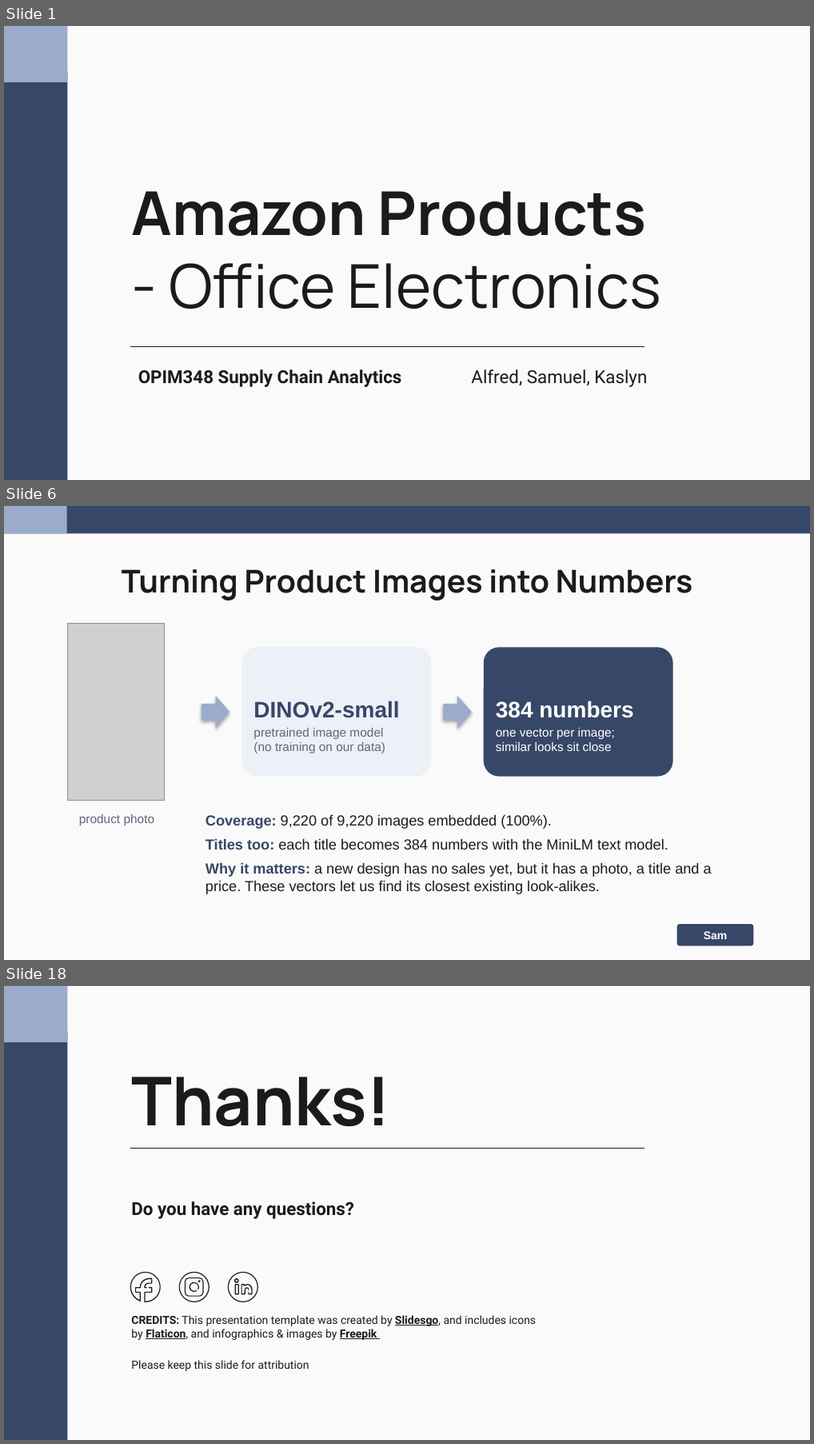
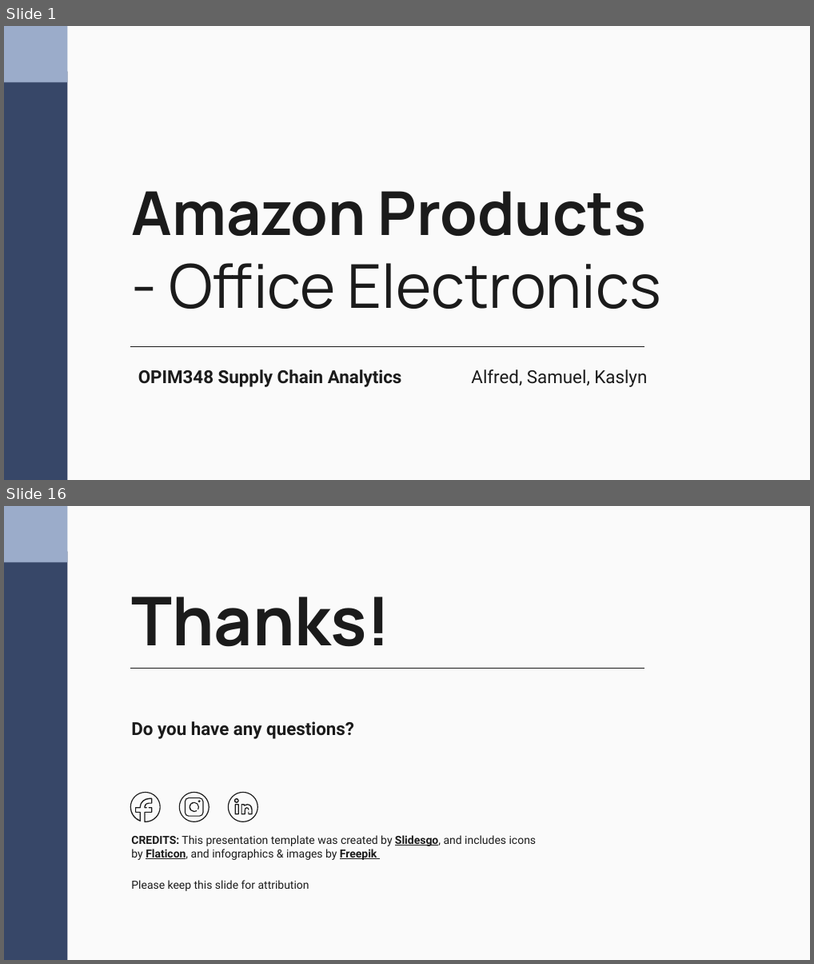
Before and after one commit to nakimagine/hello-world, a slide deck: Group_3_Amazon_Office_Electronic_Slides.pptx. Shown one above the other, each under a label of ours: slides 1, 6 and 18 before the commit, slides 1 and 16 after it; the slides between them are not shown. The pictures are 814x1444 and 814x964 pixels, drawn with LibreOffice and Linux fonts; fonts in the diff are those of the drawing; grey boxes stand for pictures. Boxes give left, top, right and bottom in pixels: in the first picture for what was removed or moved away, otherwise in the second. Text is boxed around its words. In the diff, an @@ line names an element or a change of style, - is before the commit and + after.

```diff
--- a/Group_3_Amazon_Office_Electronic_Slides.pptx
+++ b/Group_3_Amazon_Office_Electronic_Slides.pptx
@@ slide 6 removed at (x1=4, y1=506, x2=810, y2=960), background #FAFAFA @@
@@ rectangle removed at (x1=4, y1=506, x2=810, y2=533) @@
@@ rectangle removed at (x1=4, y1=506, x2=67, y2=533) @@
@@ title removed at (x1=122, y1=569, x2=694, y2=600) @@
-Turning Product Images into Numbers
@@ picture removed at (x1=68, y1=623, x2=165, y2=800) @@
@@ rounded rectangle removed at (x1=242, y1=647, x2=431, y2=776) @@
@@ rounded rectangle removed at (x1=484, y1=647, x2=674, y2=776) @@
@@ right arrow removed at (x1=202, y1=696, x2=230, y2=728) @@
@@ right arrow removed at (x1=443, y1=696, x2=472, y2=728) @@
@@ text removed at (x1=254, y1=700, x2=399, y2=718) @@
-DINOv2-small
@@ text removed at (x1=496, y1=700, x2=634, y2=718) @@
-384 numbers
@@ text removed at (x1=254, y1=728, x2=386, y2=753) @@
-pretrained image model
-(no training on our data)
@@ text removed at (x1=496, y1=728, x2=615, y2=751) @@
-one vector per image;
-similar looks sit close
@@ text removed at (x1=79, y1=814, x2=155, y2=825) @@
-product photo
@@ text removed at (x1=206, y1=814, x2=712, y2=894) @@
-Coverage: 9,220 of 9,220 images embedded (100%).
-Titles too: each title becomes 384 numbers with the MiniLM text model.
-Why it matters: a new design has no sales yet, but it has a photo, a title and a price. These vectors let us find its closest existing look-alikes.
@@ rounded rectangle removed at (x1=678, y1=924, x2=754, y2=945) @@
-Sam
@@ what was slide 18 is now slide 16 @@
```
Also in this commit, not shown: 8 slides changed, 6 slides added, 7 other slides removed, 1 other file.
